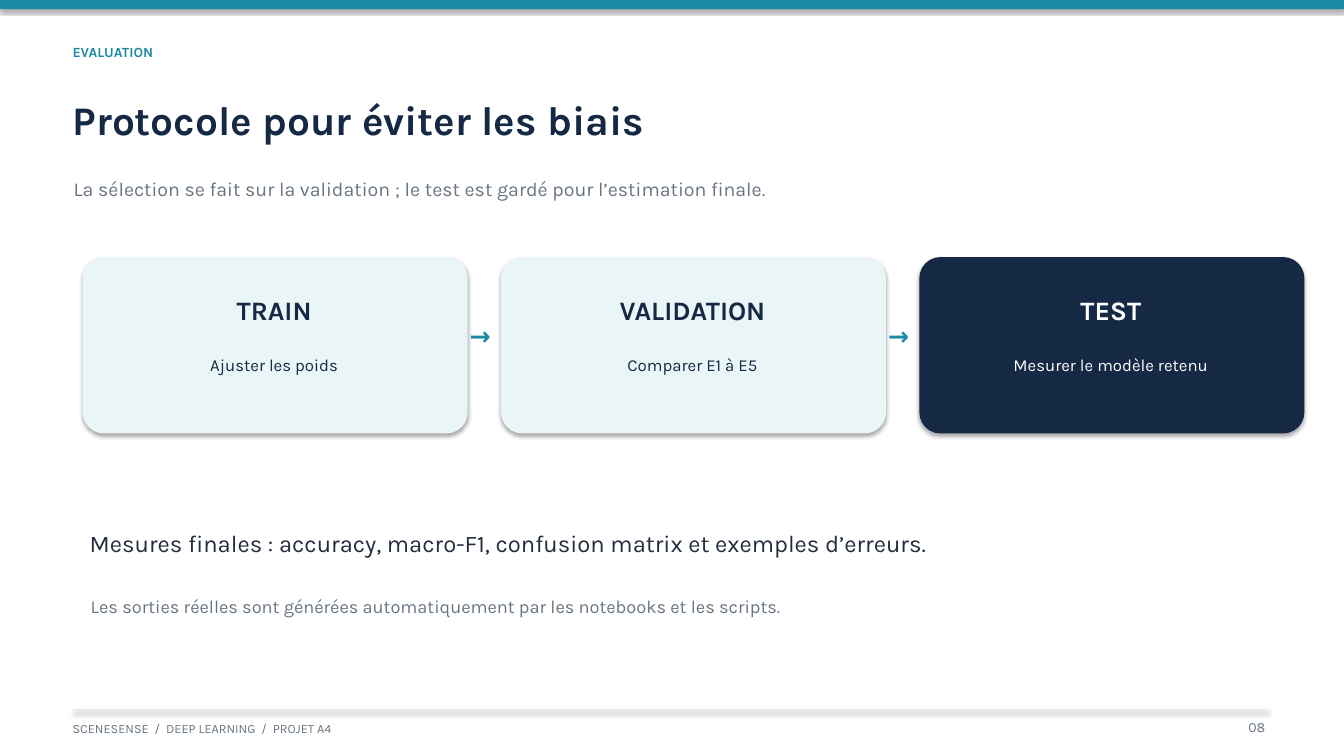
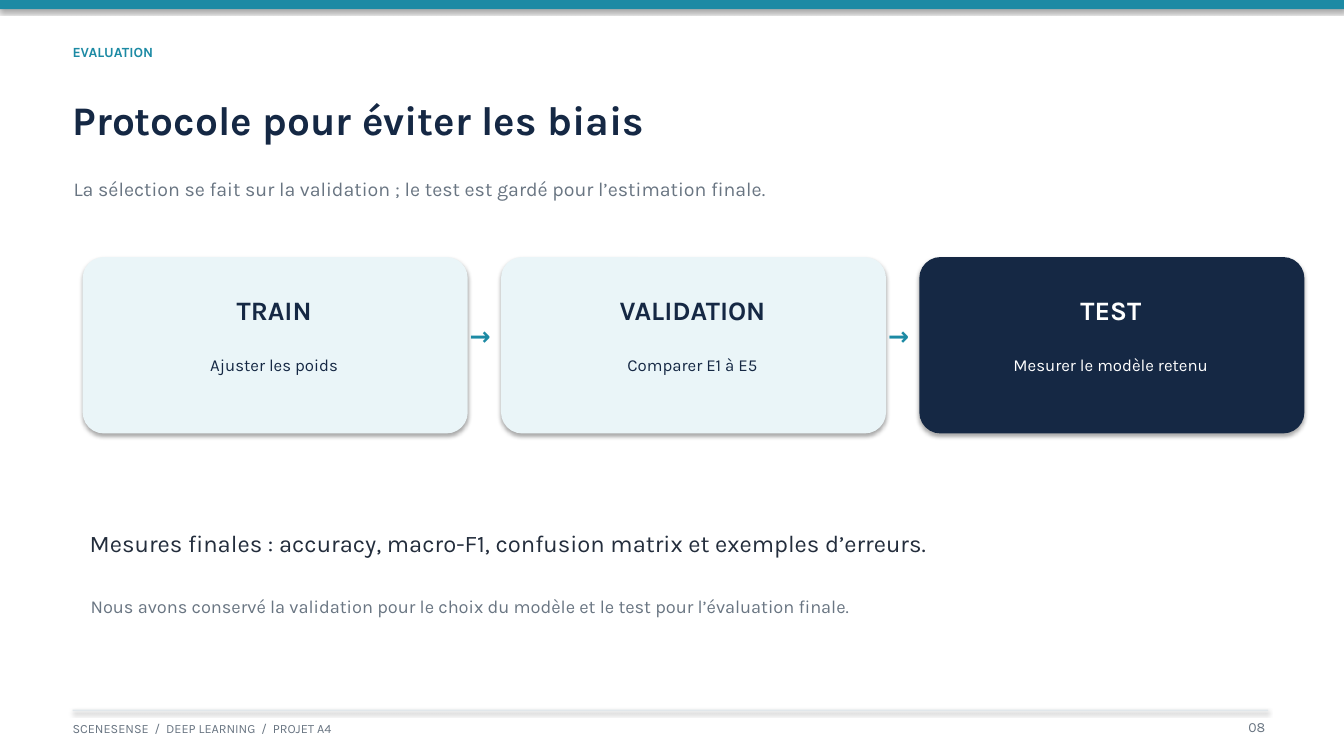
Before and after one commit to cyrilibr/SceneSense, a slide deck: slide 8 of slides/SceneSense_presentation.pptx. Drawn at 1344x756 pixels with LibreOffice and Linux fonts; fonts in the diff are those of the drawing. Boxes give left, top, right and bottom in pixels: in the first picture for what was removed or moved away, otherwise in the second. Text is boxed around its words. In the diff, an @@ line names an element or a change of style, - is before the commit and + after.

```diff
--- a/slides/SceneSense_presentation.pptx
+++ b/slides/SceneSense_presentation.pptx
@@ text at (91,599,849,617): text changed @@
-Les sorties réelles sont générées automatiquement par les notebooks et les scripts.
+Nous avons conservé la validation pour le choix du modèle et le test pour l’évaluation finale.
```
Also in this commit, not shown: 2 other slides changed, 2 slides added, 35 other files.
